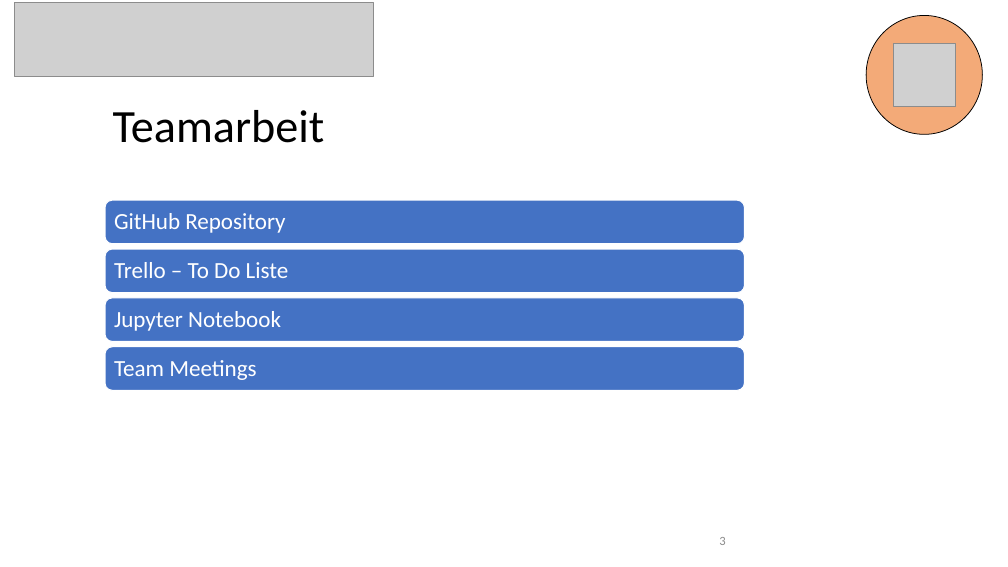
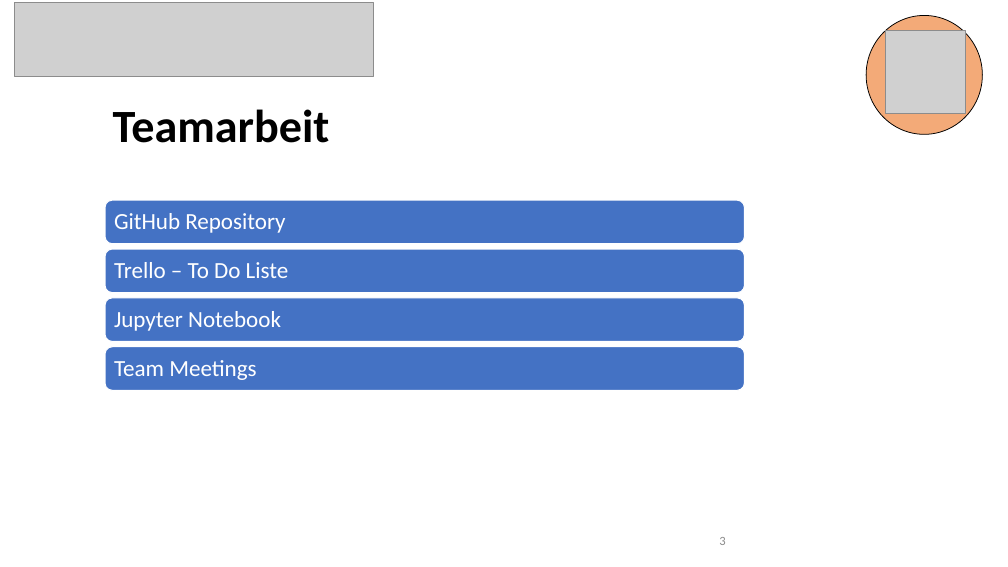
Before and after one commit to 7ben18/FHNW_Steinschlagrisiko, a slide deck: slide 3 of Praesentation/Steinschlagrisiko_Präsentation.pptx. Drawn at 1008x567 pixels with LibreOffice and Linux fonts; fonts in the diff are those of the drawing; grey boxes stand for pictures. Boxes give left, top, right and bottom in pixels: in the first picture for what was removed or moved away, otherwise in the second. Text is boxed around its words. In the diff, an @@ line names an element or a change of style, - is before the commit and + after.

```diff
--- a/Praesentation/Steinschlagrisiko_Präsentation.pptx
+++ b/Praesentation/Steinschlagrisiko_Präsentation.pptx
@@ picture: place and size @@
-picture at [893, 44, 956, 107]
+picture at [885, 31, 966, 113]
@@ title "Teamarbeit" at [113, 109, 330, 143]: bold on @@
```
Also in this commit, not shown: 21 other slides changed.
